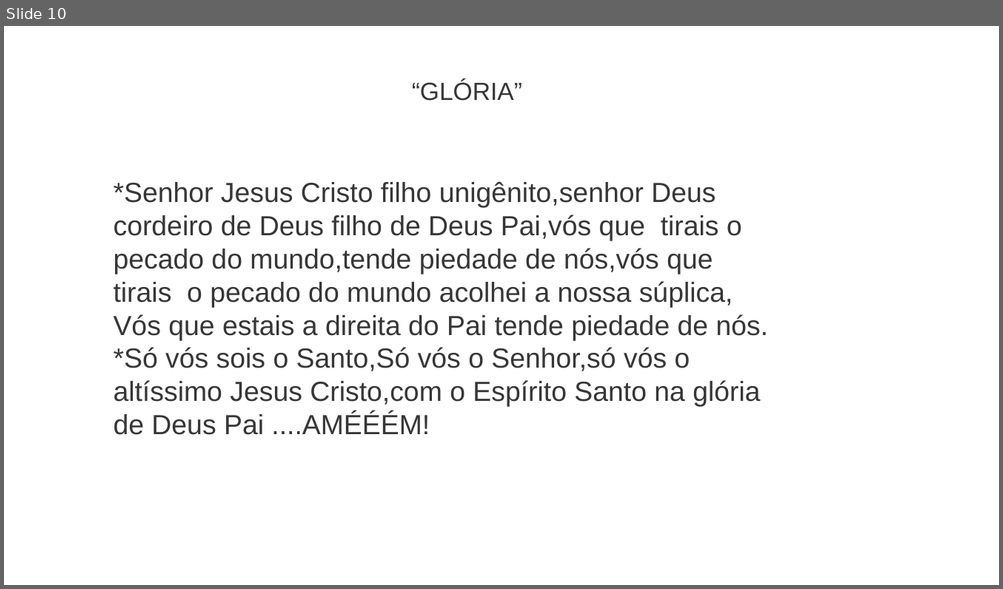
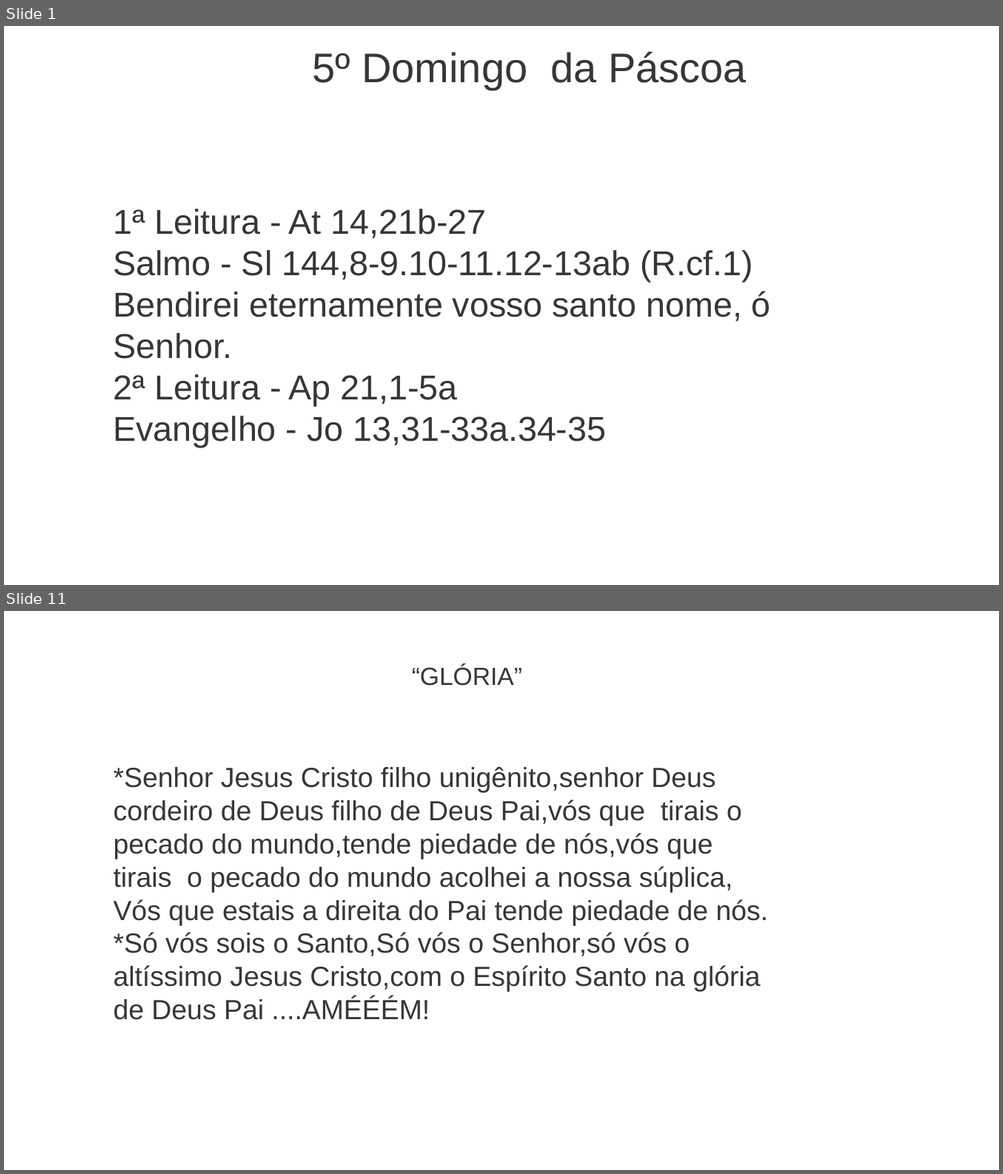
Before and after one commit to Natanielsr/liturgy-s-slideshow-creator, a slide deck: slide-result/slide.pptx. Shown one above the other, each under a label of ours: slide 10 before the commit, slides 1 and 11 after it; the slides between them are not shown. The pictures are 1003x589 and 1003x1174 pixels, drawn with LibreOffice and Linux fonts; fonts in the diff are those of the drawing. Boxes give left, top, right and bottom in pixels: in the first picture for what was removed or moved away, otherwise in the second. Text is boxed around its words. In the diff, an @@ line names an element or a change of style, - is before the commit and + after.

```diff
--- a/slide-result/slide.pptx
+++ b/slide-result/slide.pptx
@@ slide 1 added at (x1=4, y1=26, x2=999, y2=585), background #FFFFFF @@
@@ text added at (x1=312, y1=51, x2=746, y2=89), 30 pt, text #363636 @@
+5º Domingo da Páscoa
@@ text added at (x1=114, y1=209, x2=771, y2=449), 25 pt, text #363636 @@
+1ª Leitura - At 14,21b-27
+Salmo - Sl 144,8-9.10-11.12-13ab (R.cf.1)
+Bendirei eternamente vosso santo nome, ó Senhor.
+2ª Leitura - Ap 21,1-5a
+Evangelho - Jo 13,31-33a.34-35
@@ what was slide 10 is now slide 11 @@
```
Also in this commit, not shown: 32 slides changed, 3 other files.
